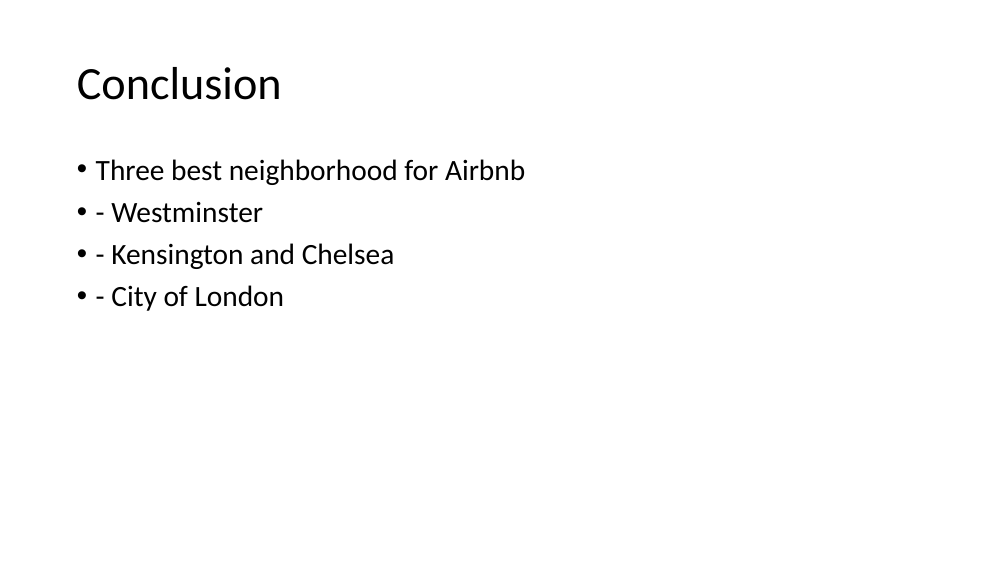
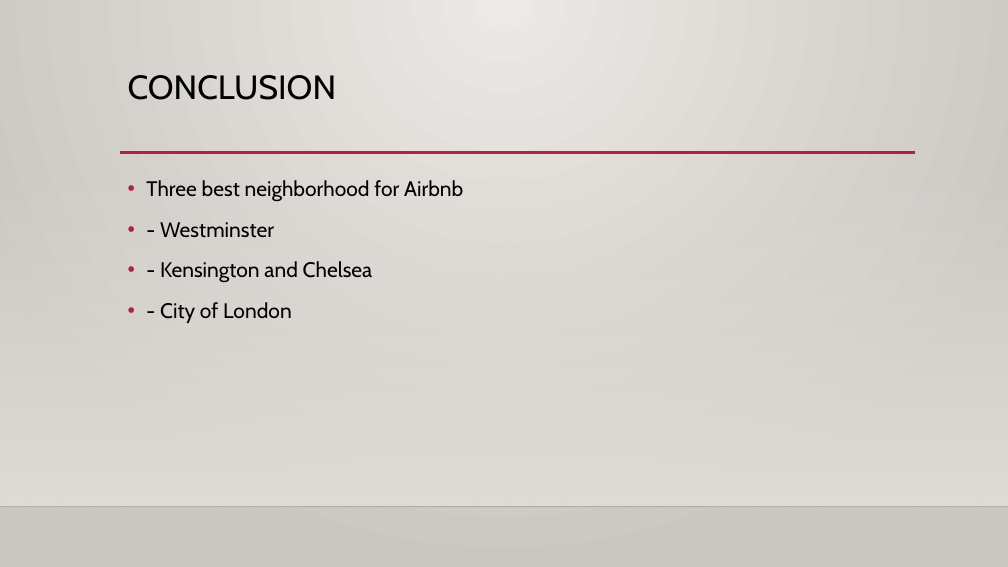
Before and after one commit to szwzy/ADSCapstone, a slide deck: slide 6 of London Analysis for Airbnb.pptx. Drawn at 1008x567 pixels with LibreOffice and Linux fonts; fonts in the diff are those of the drawing; background and template pictures are left out. Boxes give left, top, right and bottom in pixels: in the first picture for what was removed or moved away, otherwise in the second. Text is boxed around its words. In the diff, an @@ line names an element or a change of style, - is before the commit and + after.

```diff
--- a/London Analysis for Airbnb.pptx
+++ b/London Analysis for Airbnb.pptx
@@ background #FFFFFF to gradient #ECEAE7 to #CAC7C1 @@
@@ title "CONCLUSION" at box(128, 75, 337, 100): vertical alignment middle to top @@
@@ title at box(128, 75, 337, 100): text changed; size 44 to 32 pt; font Calibri to Cabin @@
-Conclusion
+CONCLUSION
@@ rectangle added at box(0, 167, 1008, 507), fill gradient #DFDBD5 @@
@@ text "Three best neighborhood for Airbnb": place and size @@
-text "Three best neighborhood for Airbnb" at box(96, 159, 525, 311)
+text "Three best neighborhood for Airbnb" at box(146, 180, 463, 323)
@@ text "Three best neighborhood for Airbnb" at box(146, 180, 463, 323): size 28 to 20 pt, font Calibri to Cabin; line spacing 0.9 to 1.2 @@
@@ line added from (120, 153) to (915, 153), #B71E42 2.5 pt @@
@@ line added from (0, 507) to (1008, 507), #000001 1 pt @@
```
Also in this commit, not shown: 5 other slides changed.
